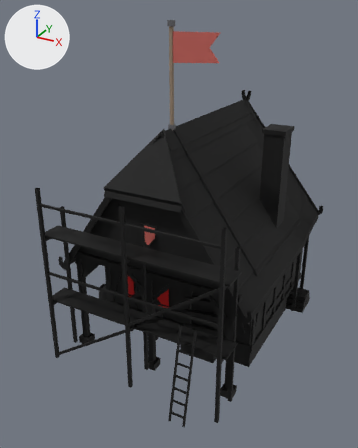
An edit to the glTF model game/assets/modelle/gebaeude/neubau/wohnhaus_elb_s1_g4.glb, drawn before and after from the same camera.
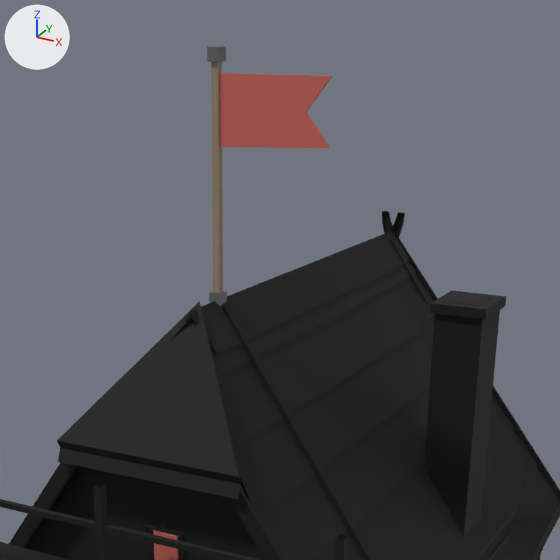
Old and new are each drawn whole from a camera (50 mm lens) standing at (6.32, -12.58, 9.54) and looking at (-0.13, -0.86, 3.68) and again close up on the part from 22% to 89% of the width and 0% to 53% of the height. The lights are fixed; the arrows at upper left show +X, +Y and +Z. The first two pictures are the older version. Vertices at exactly the same position are counted once.

The first close-up shows 'Dach', 'Fahne', 'Geruest', 'Haus' and 1 more.
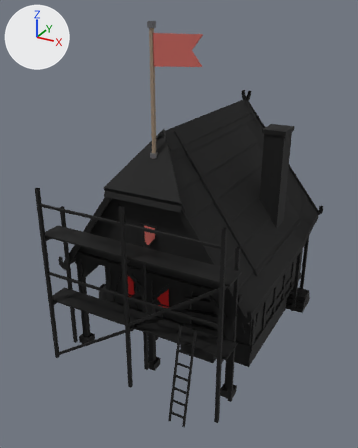
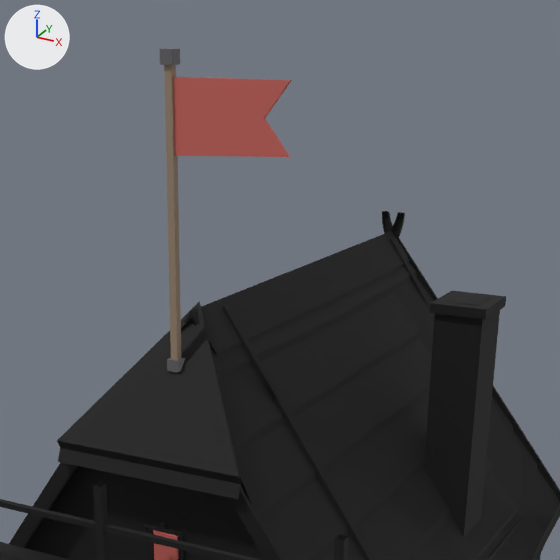
Changed parts and their boxes [x1, y1, x2, y2] in the close-ups (560 x 560 px; the box of a moved part takes in the faces that stretch with it):
'Fahne', reshaped (25% taller): before [207, 46, 332, 306]; after [160, 48, 292, 373]
part 1 of me_fahne, moved or reshaped: before [207, 46, 226, 62]; after [160, 48, 180, 65]
part 2 of me_fahne, moved or reshaped: before [209, 291, 227, 305]; after [167, 357, 185, 372]
part 3 of me_fahne, moved or reshaped: before [219, 73, 332, 148]; after [173, 77, 292, 157]
part 4 of me_fahne, deleted (brown): before [211, 62, 223, 306]
part 5 of me_fahne, added (brown): after [164, 65, 181, 373]

The change, as a list of edits to the scene's bpy script:
```text
Change me_fahne:
    used by ob_fahne; location = (0.0, 0.0, 0.0)
    verts and faces of me_fahne; kept vertices keep their numbers, new ones are numbered from 44
    remove me_fahne.from_pydata(...)  # 44 vertices, 56 faces; spans x -0.07..1.29, y -1.54..-1.4, z 6.56..9.24
    add me_fahne.from_pydata(...)  # 38 vertices, 56 faces; spans x -0.07..1.29, y -2.44..-2.3, z 6.02..9.24
    me_fahne part 1: the loose piece of 8 vertices spanning x -0.07..0.07, y -1.54..-1.4, z 9.1..9.24 is moved by (0.0, -0.9, 0.0)
    me_fahne part 2: the loose piece of 8 vertices spanning x -0.07..0.07, y -1.54..-1.4, z 6.63..6.75 is moved by (0.0, -0.9, -0.54)
    me_fahne part 3: the loose piece of 10 vertices spanning x 0.04..1.29, y -1.49..-1.46, z 8.27..8.99 is moved by (0.0, -0.9, 0.0)
    me_fahne part 4: the loose piece of 12 vertices spanning x -0.04..0.04, y -1.51..-1.43, z 6.56..9.12 is deleted
    me_fahne part 5
    add verts[44] = (-0.04, -2.41, 9.12)
    add verts[45] = (-0.04, -2.41, 6.82)  # pixel (169, 301)
    add verts[46] = (-0.04, -2.33, 6.82)
    add verts[47] = (-0.04, -2.33, 9.12)
    add verts[48] = (-0.04, -2.41, 6.02)
    add verts[49] = (-0.04, -2.33, 6.02)
    add for new, old in zip([*range(50, 56)], [*range(44, 50)]): verts[new] = verts[old] + (0.08, 0.0, 0.0)
    add faces += [(44, 51, 50), (44, 45, 51), (46, 47, 53), (46, 53, 52), (50, 52, 53), (50, 51, 52)]  # mat_holz (brown #95816c)
    add faces += [(44, 47, 45), (45, 47, 46), (45, 54, 51), (45, 48, 54), (46, 52, 49), (49, 52, 55)]  # mat_holz (brown #95816c)
    add faces += [(51, 55, 52), (51, 54, 55), (45, 46, 48), (46, 49, 48)]  # mat_holz (brown #95816c)
    other edits to the shape of me_fahne do not show in these pictures
```
